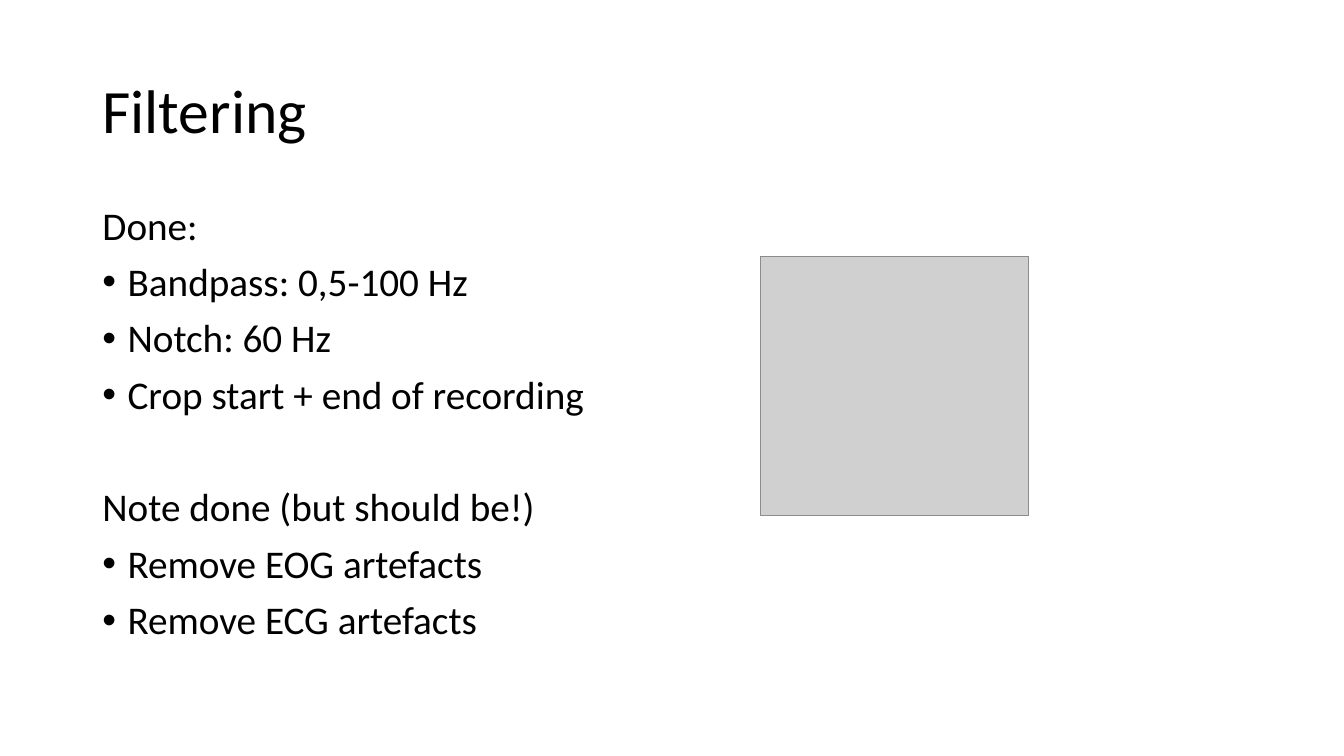
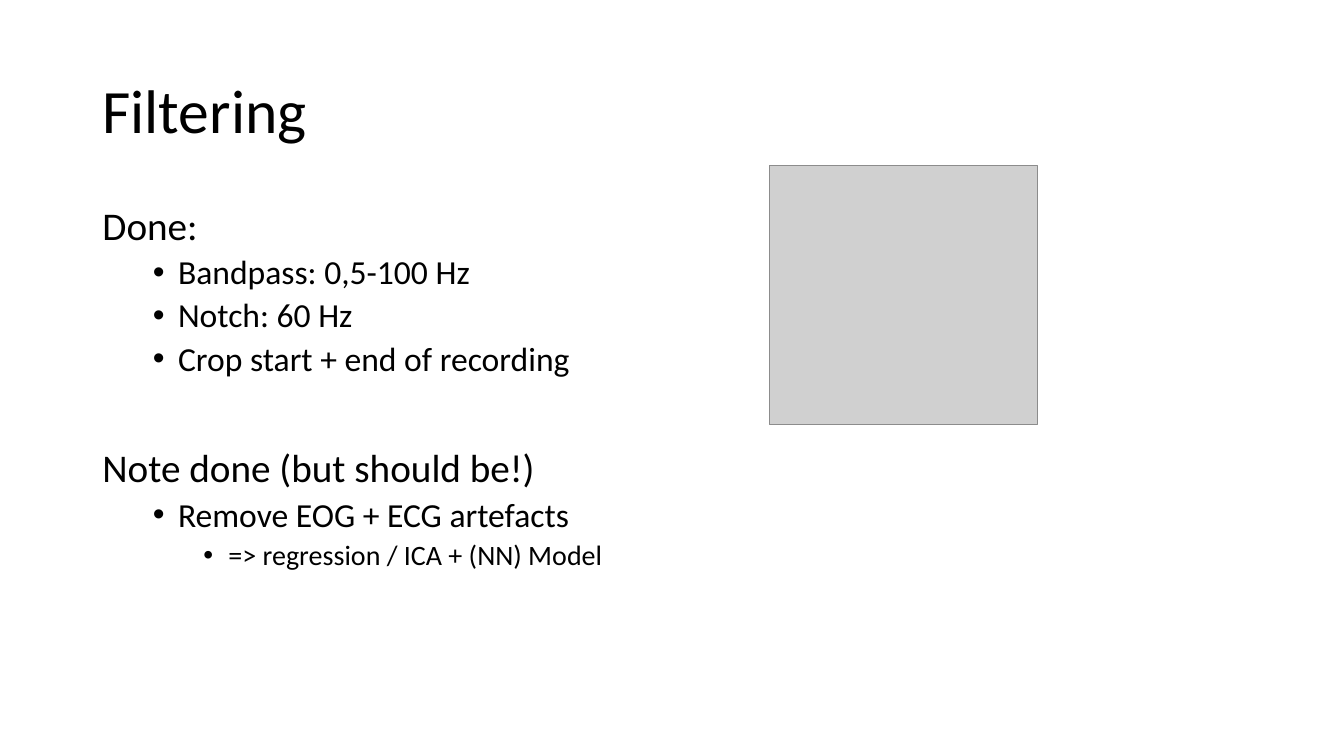
Before and after one commit to JeroenBuil/deegtal_coding_task, a slide deck: slide 11 of reports/dEEGtal interview presentation - Jeroen Buil.pptx. Drawn at 1344x756 pixels with LibreOffice and Linux fonts; fonts in the diff are those of the drawing; grey boxes stand for pictures. Boxes give left, top, right and bottom in pixels: in the first picture for what was removed or moved away, otherwise in the second. Text is boxed around its words. In the diff, an @@ line names an element or a change of style, - is before the commit and + after.

Commit message:
Add CNN model

```diff
--- a/reports/dEEGtal interview presentation - Jeroen Buil.pptx
+++ b/reports/dEEGtal interview presentation - Jeroen Buil.pptx
@@ picture: place and size @@
-picture at box(760, 256, 1028, 515)
+picture at box(769, 165, 1037, 424)
@@ text at box(178, 260, 570, 377): size 28 to 24 pt in "Bandpass: 0,5-100 Hz", "Notch: 60 Hz", "Crop start + end of recording"; list level 1 to 2 in "Bandpass: 0,5-100 Hz"; list level 1 to 2 in "Notch: 60 Hz"; list level 1 to 2 in "Crop start + end of ..." @@
@@ text at box(178, 504, 602, 570): text changed; size 28 to 20 pt @@
-• Remove EOG artefacts
-• Remove ECG artefacts
+  • Remove EOG + ECG artefacts
+    • => regression / ICA + (NN) Model
```
Also in this commit, not shown: 1 other slide changed, 4 slides added, 3 other files.
